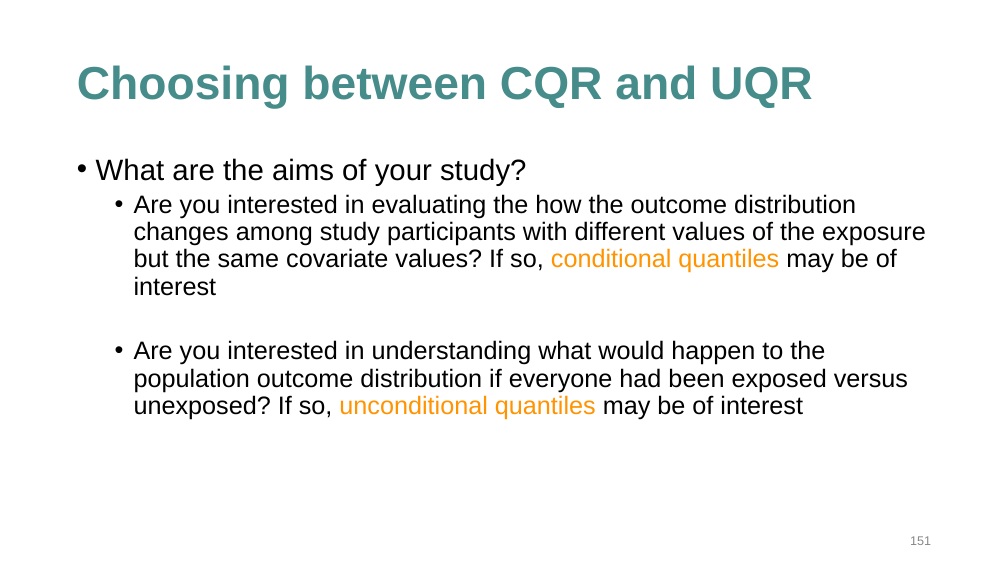
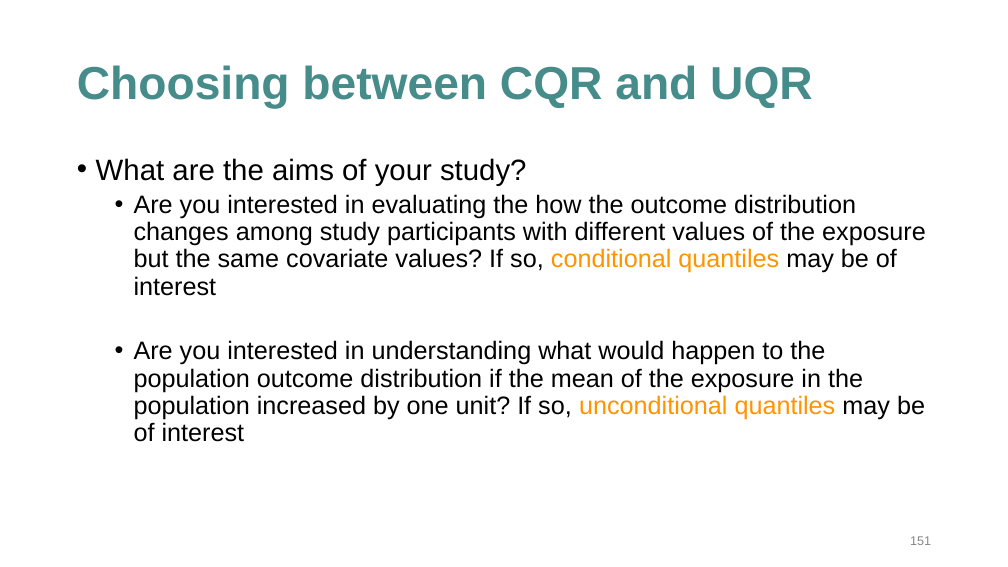
Before and after one commit to VabLab/Quantile-Regression-Workshop, a slide deck: slide 151 of 2025 QR Workshop.pptx. Drawn at 1008x567 pixels with LibreOffice and Linux fonts; fonts in the diff are those of the drawing. Boxes give left, top, right and bottom in pixels: in the first picture for what was removed or moved away, otherwise in the second. Text is boxed around its words. In the diff, an @@ line names an element or a change of style, - is before the commit and + after.

```diff
--- a/2025 QR Workshop.pptx
+++ b/2025 QR Workshop.pptx
@@ text at [134, 340, 925, 442]: text changed @@
-  • Are you interested in understanding what would happen to the population outcome distribution if everyone had been exposed versus unexposed? If so, unconditional quantiles may be of interest
+  • Are you interested in understanding what would happen to the population outcome distribution if the mean of the exposure in the population increased by one unit? If so, unconditional quantiles may be of interest
```
Also in this commit, not shown: 3 other slides changed, 1 other file.
